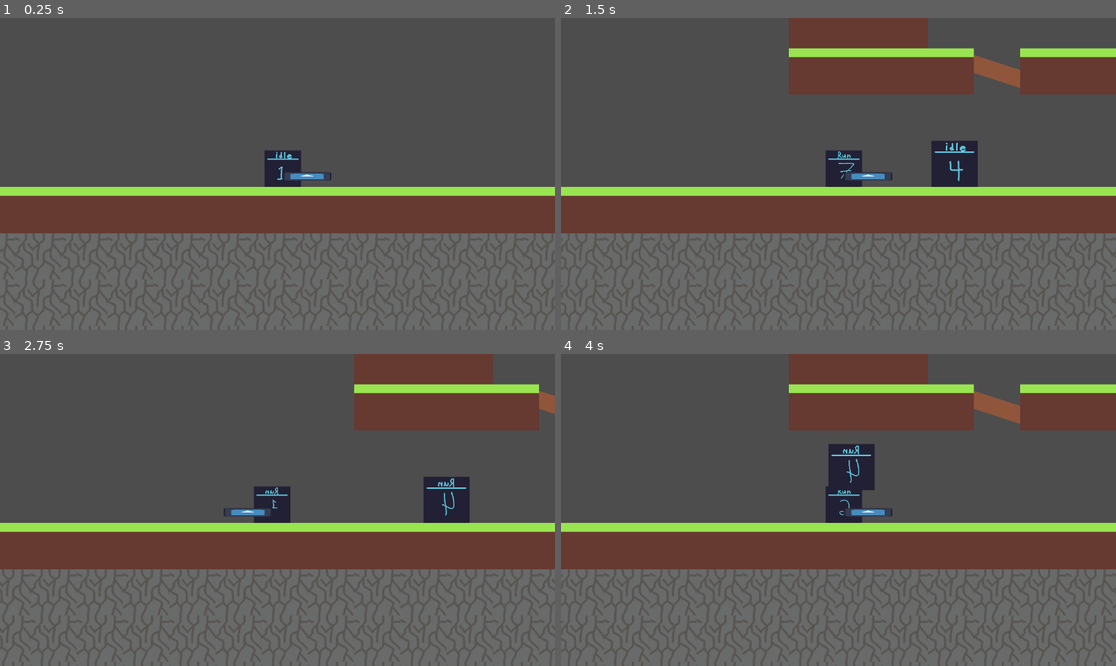
Above: before the commit, frames 1-4 (two rows, left to right).
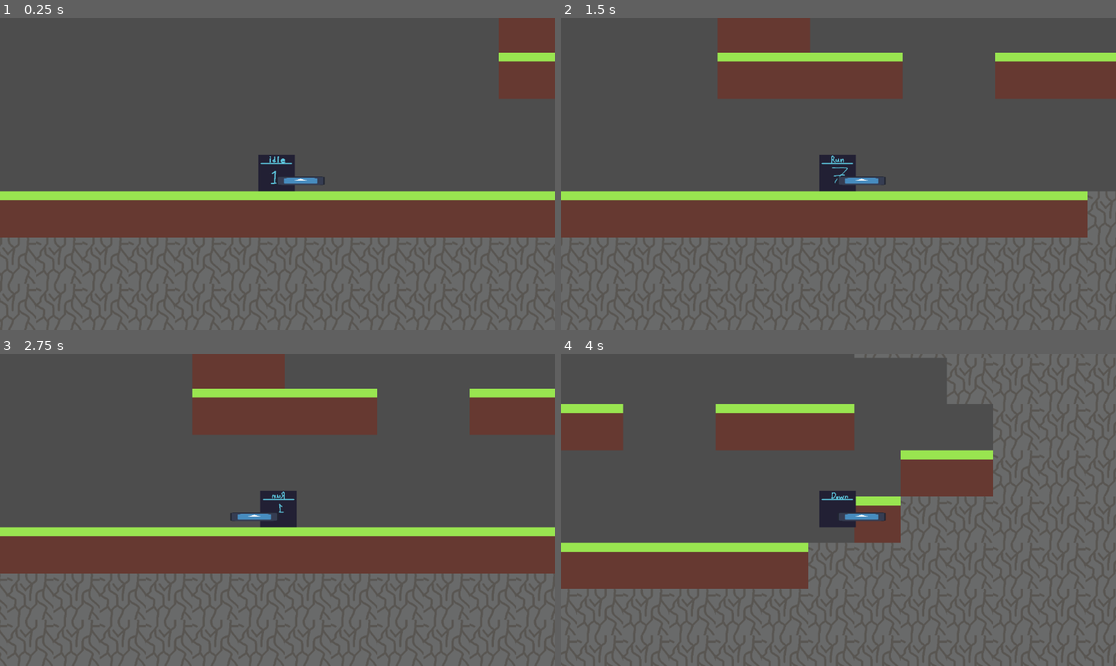
Above: after the commit, the same moments.

Repository: JSilva95307/GodotTechDemo
Game: Godot game, scene res://Scenes/Levels/Forrest.tscn
Same seed, same stepped clock (60 frames per second), same inputs: the game is played once before the commit and once after it. Before the commit the project starts from res://Scenes/level_1.tscn. The engine's default icon, where the game draws it, is replaced by a stand-in: a white triangle on a blue panel in a dark square.
Inputs:
- Up to frame 1 (0.25 s): no input
- Up to frame 2 (1.5 s): tap Enter (ui_accept) at 0.5 s; hold Right (Player_Right) from 0.53 s (still down); tap Shift (Player_Dash) at 0.6, 1.35 s; tap Space (Player_Jump) at 0.77 s
- Up to frame 3 (2.75 s): tap Space (Player_Jump) at 1.52 s; release Right (Player_Right) at 2.03 s; hold Left (Player_Left) from 2.03 s (still down); tap Shift (Player_Dash) at 2.1 s
- Up to frame 4 (4 s): release Left (Player_Left) at 2.78 s; hold Right (Player_Right) from 2.78 s (still down); tap Shift (Player_Dash) at 2.85, 3.6 s; tap Space (Player_Jump) at 3.02, 3.77 s

The runs differ from the first frame. In frame 1, 8.0% of the frame differs, in the area x 0-100%, y 0-71%; in frame 2, 17%; in frame 3, 19%; in frame 4, 41%, in the area x 0-100%, y 0-76%.

Commit message:
Attacks and Checkpoints
Added attack states for the primary attack combo. Added checkpoints to save progress. Implemented respawning at the latest traveled-to checkpoint after you die.

Diff:
--- a/Assets/Scripts/Hurtbox.gd
+++ b/Assets/Scripts/Hurtbox.gd
@@ -1,10 +1,11 @@
 class_name Hurtbox extends Area2D
 
-@export var Health = 20
-
 func _init() -> void:
-	collision_layer = 0
-	collision_mask = 2
+	#layer for checkpoint interaction
+	set_collision_layer_value(3, true)
+	#layer for hitbox detection
+	set_collision_layer_value(1, true)
+	set_collision_mask_value(2, true)
 
 func _ready() -> void:
 	connect("area_entered", self._on_area_entered)
--- a/Assets/Scripts/LevelManager.gd
+++ b/Assets/Scripts/LevelManager.gd
@@ -1,13 +1,24 @@
 class_name level_manager extends Node2D
 
+@export var cur_checkpoint: Checkpoint
+@export var checkpoints: Array[Checkpoint]
+var respawn_point: Vector2
 var player : CharacterBody2D
 
 #get the player to keep track of health
 func _ready() -> void:
+	print("Player Found")
 	player = get_tree().get_first_node_in_group("Player")
+	#connect all of the Checkpoints to the Set Respawn point function
+	for checkpoint in checkpoints:
+		checkpoint.entered.connect(Set_Cur_Checkpoint)
 
-func _process(delta: float) -> void:
-	pass
+	respawn_point = cur_checkpoint.position
+	player.position = respawn_point
 
 func Player_Death_Reset() -> void:
-	get_tree().reload_current_scene()
+	player.position = respawn_point
+
+func Set_Cur_Checkpoint(new_checkpoint: Checkpoint) -> void:
+	cur_checkpoint = new_checkpoint
+	respawn_point = new_checkpoint.position
--- /dev/null
+++ b/Assets/States/attack_1.gd
@@ -0,0 +1,11 @@
+extends PlayerState
+
+
+# Called when the node enters the scene tree for the first time.
+func _ready() -> void:
+	pass # Replace with function body.
+
+
+# Called every frame. 'delta' is the elapsed time since the previous frame.
+func _process(delta: float) -> void:
+	pass
--- /dev/null
+++ b/Assets/States/attack_2.gd
@@ -0,0 +1,11 @@
+extends PlayerState
+
+
+# Called when the node enters the scene tree for the first time.
+func _ready() -> void:
+	pass # Replace with function body.
+
+
+# Called every frame. 'delta' is the elapsed time since the previous frame.
+func _process(delta: float) -> void:
+	pass
--- /dev/null
+++ b/Assets/States/attack_3.gd
@@ -0,0 +1,11 @@
+extends PlayerState
+
+
+# Called when the node enters the scene tree for the first time.
+func _ready() -> void:
+	pass # Replace with function body.
+
+
+# Called every frame. 'delta' is the elapsed time since the previous frame.
+func _process(delta: float) -> void:
+	pass
--- a/Assets/Weapons/Hitbox.gd
+++ b/Assets/Weapons/Hitbox.gd
@@ -6,8 +6,9 @@
 @export var height = 10.0
 
 func _init() -> void:
-	collision_layer = 2
-	collision_mask = 0
+	#Layer for hurtbox interaction
+	set_collision_layer_value(2, true)
+	set_collision_mask_value(1, true)
 
 func do_damage() -> void:
 	pass
--- /dev/null
+++ b/Scenes/Landmarks/Checkpoint.tscn
@@ -0,0 +1,12 @@
+[gd_scene load_steps=3 format=3 uid="uid://driwg5mp4nx56"]
+
+[ext_resource type="Script" path="res://Scenes/Landmarks/checkpoint.gd" id="1_785cg"]
+
+[sub_resource type="RectangleShape2D" id="RectangleShape2D_205xo"]
+
+[node name="Checkpoint" type="Area2D"]
+scale = Vector2(7.16, 7.50616)
+script = ExtResource("1_785cg")
+
+[node name="ActiveArea" type="CollisionShape2D" parent="."]
+shape = SubResource("RectangleShape2D_205xo")
--- /dev/null
+++ b/Scenes/Landmarks/checkpoint.gd
@@ -0,0 +1,17 @@
+class_name Checkpoint extends Area2D
+
+signal entered(check: Checkpoint)
+
+var location : Vector2
+
+func _init() -> void:
+	set_collision_layer_value(1, true)
+	set_collision_mask_value(3, true)
+
+func _ready() -> void:
+	connect("area_entered", self._on_area_entered)
+
+func _on_area_entered(hurtbox : Hurtbox) -> void:
+	if hurtbox == null:
+		return
+	entered.emit(self)
--- a/Scenes/Levels/Forrest.tscn
+++ b/Scenes/Levels/Forrest.tscn
@@ -1,9 +1,10 @@
-[gd_scene load_steps=8 format=4 uid="uid://bpxmldjg7tutf"]
+[gd_scene load_steps=9 format=4 uid="uid://bpxmldjg7tutf"]
 
 [ext_resource type="Script" path="res://Scenes/Levels/forrest.gd" id="1_gl4im"]
 [ext_resource type="Texture2D" uid="uid://wo87ovqcox61" path="res://Assets/Sprites/Ground Tiles.png" id="2_524x8"]
 [ext_resource type="PackedScene" uid="uid://cqs05ujvangep" path="res://Scenes/Player.tscn" id="3_c7ha3"]
 [ext_resource type="Script" path="res://Assets/Weapons/Hitbox.gd" id="4_pyrx5"]
+[ext_resource type="PackedScene" uid="uid://driwg5mp4nx56" path="res://Scenes/Landmarks/Checkpoint.tscn" id="5_4s5t3"]
 
 [sub_resource type="TileSetAtlasSource" id="TileSetAtlasSource_3wb5n"]
 texture = ExtResource("2_524x8")
@@ -32,8 +33,10 @@
 [sub_resource type="CircleShape2D" id="CircleShape2D_hkqog"]
 radius = 84.0952
 
-[node name="Forrest" type="Node2D"]
+[node name="Forrest" type="Node2D" node_paths=PackedStringArray("cur_checkpoint", "checkpoints")]
 script = ExtResource("1_gl4im")
+cur_checkpoint = NodePath("Checkpoint 1")
+checkpoints = [NodePath("Checkpoint 1"), NodePath("Checkpoint 2"), NodePath("Checkpoint 3")]
 
 [node name="TileMapLayer" type="TileMapLayer" parent="."]
 position = Vector2(88, 44)
@@ -44,7 +47,7 @@
 position = Vector2(512, 156)
 
 [node name="Player Camera" type="Camera2D" parent="PlayerBody"]
-position = Vector2(-3.23275, 2.15517)
+position = Vector2(0.646554, -0.431034)
 scale = Vector2(1.2069, 1.2069)
 zoom = Vector2(0.75, 0.75)
 
@@ -56,4 +59,31 @@
 position = Vector2(-125, 212)
 shape = SubResource("CircleShape2D_hkqog")
 
+[node name="DeathBox2" type="Area2D" parent="."]
+position = Vector2(2793, -1437)
+script = ExtResource("4_pyrx5")
+damage = 20
+
+[node name="CollisionShape2D" type="CollisionShape2D" parent="DeathBox2"]
+position = Vector2(-125, 212)
+shape = SubResource("CircleShape2D_hkqog")
+
+[node name="DeathBox3" type="Area2D" parent="."]
+position = Vector2(5322, -1135)
+script = ExtResource("4_pyrx5")
+damage = 20
+
+[node name="CollisionShape2D" type="CollisionShape2D" parent="DeathBox3"]
+position = Vector2(-125, 212)
+shape = SubResource("CircleShape2D_hkqog")
+
+[node name="Checkpoint 1" parent="." instance=ExtResource("5_4s5t3")]
+position = Vector2(497, 225)
+
+[node name="Checkpoint 2" parent="." instance=ExtResource("5_4s5t3")]
+position = Vector2(2298, -928)
+
+[node name="Checkpoint 3" parent="." instance=ExtResource("5_4s5t3")]
+position = Vector2(4455, -928)
+
 [connection signal="player_death" from="PlayerBody" to="." method="Player_Death_Reset"]
--- a/Scenes/Player.tscn
+++ b/Scenes/Player.tscn
@@ -9,7 +9,10 @@
 [ext_resource type="Script" path="res://Scenes/run.gd" id="6_r7fv8"]
 [ext_resource type="Script" path="res://Scenes/jump.gd" id="7_e3om2"]
 [ext_resource type="Script" path="res://Scenes/weapon_manager.gd" id="8_p37xt"]
+[ext_resource type="Script" path="res://Assets/States/attack_1.gd" id="9_4ljlb"]
+[ext_resource type="Script" path="res://Assets/States/attack_2.gd" id="10_0yk3b"]
 [ext_resource type="PackedScene" uid="uid://mekjd5aptohs" path="res://Scenes/Sword.tscn" id="10_akbhc"]
+[ext_resource type="Script" path="res://Assets/States/attack_3.gd" id="11_a465j"]
 
 [sub_resource type="CircleShape2D" id="CircleShape2D_ycu3h"]
 
@@ -185,10 +188,19 @@
 script = ExtResource("4_tf1ds")
 animation_player = NodePath("../../AnimationPlayer")
 
+[node name="Attack1" type="Node" parent="StateMachine"]
+script = ExtResource("9_4ljlb")
+
+[node name="Attack2" type="Node" parent="StateMachine"]
+script = ExtResource("10_0yk3b")
+
+[node name="Attack3" type="Node" parent="StateMachine"]
+script = ExtResource("11_a465j")
+
 [node name="WeaponManager" type="Node2D" parent="."]
 position = Vector2(-0.862069, -0.215517)
 script = ExtResource("8_p37xt")
 
-[node name="Sword" parent="." instance=ExtResource("10_akbhc")]
-position = Vector2(-0.215514, 10.1293)
+[node name="Sword" parent="WeaponManager" instance=ExtResource("10_akbhc")]
+position = Vector2(0.646555, 10.3448)
 scale = Vector2(0.225862, 0.217244)
--- a/Scenes/Sword.tscn
+++ b/Scenes/Sword.tscn
@@ -33,7 +33,6 @@
 ability2 = NodePath("Ability 2")
 
 [node name="Primary 1" type="Area2D" parent="."]
-visible = false
 script = ExtResource("2_6xjgr")
 
 [node name="Short Hitbox" type="CollisionShape2D" parent="Primary 1"]
@@ -41,7 +40,6 @@
 shape = SubResource("RectangleShape2D_yryjv")
 
 [node name="Primary 2" type="Area2D" parent="."]
-visible = false
 script = ExtResource("2_6xjgr")
 
 [node name="Medium Hitbox" type="CollisionShape2D" parent="Primary 2"]
@@ -49,7 +47,6 @@
 shape = SubResource("RectangleShape2D_a4sls")
 
 [node name="Primary 3" type="Area2D" parent="."]
-visible = false
 script = ExtResource("2_6xjgr")
 
 [node name="Long Hitbox" type="CollisionShape2D" parent="Primary 3"]
@@ -57,7 +54,6 @@
 shape = SubResource("RectangleShape2D_xw5vr")
 
 [node name="Secondary" type="Area2D" parent="."]
-visible = false
 script = ExtResource("2_6xjgr")
 
 [node name="Large Hitbox" type="CollisionShape2D" parent="Secondary"]
@@ -65,7 +61,6 @@
 shape = SubResource("RectangleShape2D_827nf")
 
 [node name="Ability 1" type="Area2D" parent="."]
-visible = false
 script = ExtResource("2_6xjgr")
 
 [node name="Medium Hitbox" type="CollisionShape2D" parent="Ability 1"]
@@ -73,7 +68,6 @@
 shape = SubResource("CircleShape2D_lpy7h")
 
 [node name="Ability 2" type="Area2D" parent="."]
-visible = false
 script = ExtResource("2_6xjgr")
 
 [node name="Wide Hitbox" type="CollisionShape2D" parent="Ability 2"]
--- a/Scenes/level_1.tscn
+++ b/Scenes/level_1.tscn
@@ -34,7 +34,7 @@
 position = Vector2(318, 230)
 
 [node name="Player Camera" type="Camera2D" parent="PlayerCharacter"]
-position = Vector2(-3.23275, 2.15517)
+position = Vector2(0.215519, 7.15256e-07)
 scale = Vector2(1.2069, 1.2069)
 zoom = Vector2(0.75, 0.75)
 
--- a/project.godot
+++ b/project.godot
@@ -11,7 +11,7 @@
 [application]
 
 config/name="Godot Tech Demo"
-run/main_scene="res://Scenes/level_1.tscn"
+run/main_scene="res://Scenes/Levels/Forrest.tscn"
 config/features=PackedStringArray("4.3", "Forward Plus")
 config/icon="res://icon.svg"
 
Not shown: 1 places in Scenes/Player.tscn that only renumber resources
Not shown, added: export_presets.cfg
